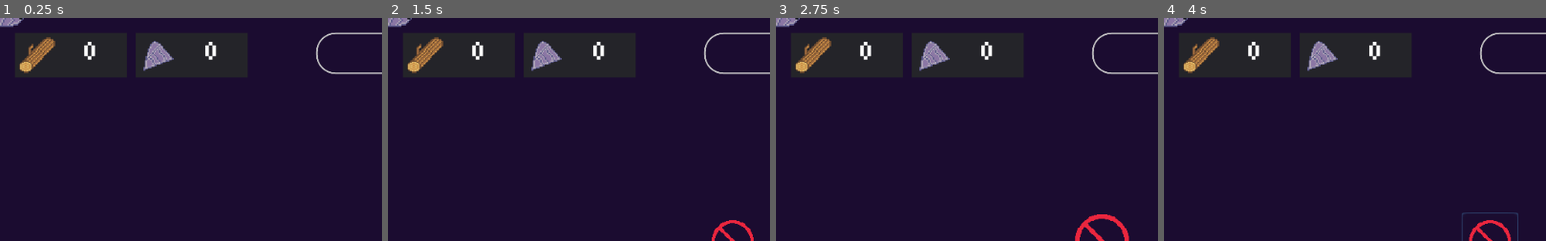
Above: before the commit, frames 1-4 (left to right).
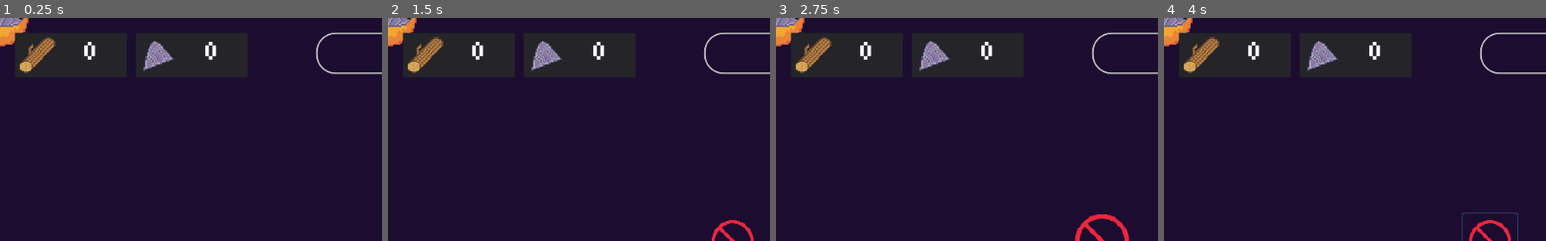
Above: after the commit, the same moments.

Repository: McLovin3/Calderia
Game: Godot game, scene res://RandomFish/RandomFish.tscn
The game is run twice, just before and just after one commit, with the same random seed, the same clock (stepped at 60 frames per second) and the same inputs. This scene is started directly instead of the project's main scene.
Inputs (mouse positions are % of the whole screen's width and height, from its top left):
- Up to frame 1 (0.25 s): no input
- Up to frame 2 (1.5 s): tap Enter at 0.5 s; move the mouse to (72, 45) at 0.52 s; hold Middle mouse button (fish) 0.53-1.28 s; hold D (turn_right) from 0.53 s (still down); click (72, 45) at 0.67 s; tap W (up) at 0.77 s; tap Space at 1.25 s; move the mouse to (30, 55) at 1.27 s; tap C (customize) at 1.35 s
- Up to frame 3 (2.75 s): tap W (up) at 1.52 s; tap Middle mouse button (fish) at 1.55 s; release D (turn_right) at 2 s; click (43, 50) at 2 s
- Up to frame 4 (4 s): click (57, 50) at 2.75 s; tap Enter at 3.5 s; move the mouse to (60, 28) at 3.52 s; hold A (turn_left) from 3.53 s (still down); hold Middle mouse button (fish) from 3.53 s (still down); right-click (60, 28) at 3.6 s
The pictures show only the part of the screen within x 0-50%, y 0-50%; the shares and areas given below are measured in that part.

The runs differ from the first frame. In frame 1, 0.5% of the frame differs, in the area x 0-8%, y 0-13%; in frame 2, 0.5%; in frame 3, 0.5%; in frame 4, 0.5%.

Commit message:
Added background to caught fish

Diff:
--- a/RandomFish/RandomFish.tscn
+++ b/RandomFish/RandomFish.tscn
@@ -1,9 +1,16 @@
-[gd_scene load_steps=2 format=2]
+[gd_scene load_steps=3 format=2]
 
 [ext_resource path="res://RandomFish/Scripts/RandomFish.gd" type="Script" id=1]
+[ext_resource path="res://RandomFish/Sprites/HighlightCircle.png" type="Texture" id=2]
 
 [node name="Fish" type="Sprite"]
+z_index = 1
 script = ExtResource( 1 )
+
+[node name="Background" type="Sprite" parent="."]
+scale = Vector2( 1.2, 1.2 )
+z_as_relative = false
+texture = ExtResource( 2 )
 
 [node name="TTL" type="Timer" parent="."]
 wait_time = 3.0
--- a/RandomFish/Scripts/RandomFish.gd
+++ b/RandomFish/Scripts/RandomFish.gd
@@ -16,7 +16,7 @@
 		if current_file == "":
 			break;
 
-		elif current_file.ends_with(".png"):
+		elif current_file.ends_with("Fish.png"):
 			fish_sprites.append(current_file)
 
 	randomize()
--- a/TestScene.tscn
+++ b/TestScene.tscn
@@ -19,4 +19,4 @@
 path_to_player = NodePath("../../Player")
 
 [node name="Player" parent="." instance=ExtResource( 1 )]
-position = Vector2( -1296, 328 )
+position = Vector2( -104, -1128 )
Binary file added: RandomFish/Sprites/HighlightCircle.png
Not shown, added: RandomFish/Sprites/HighlightCircle.png.import
